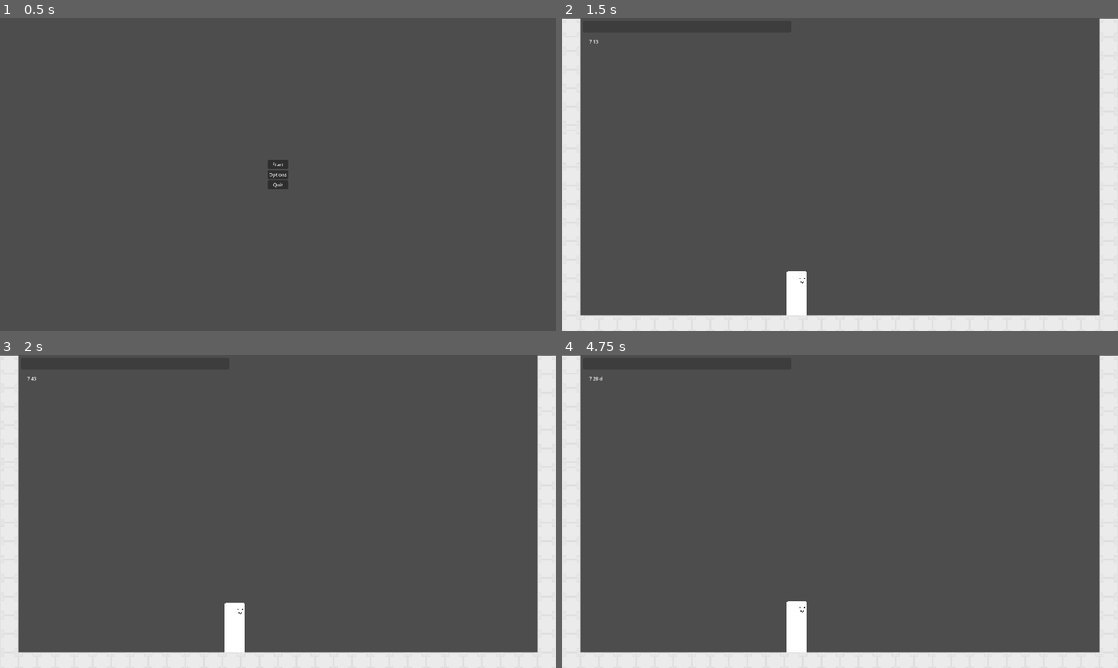
Above: before the commit, frames 1-4 (two rows, left to right).
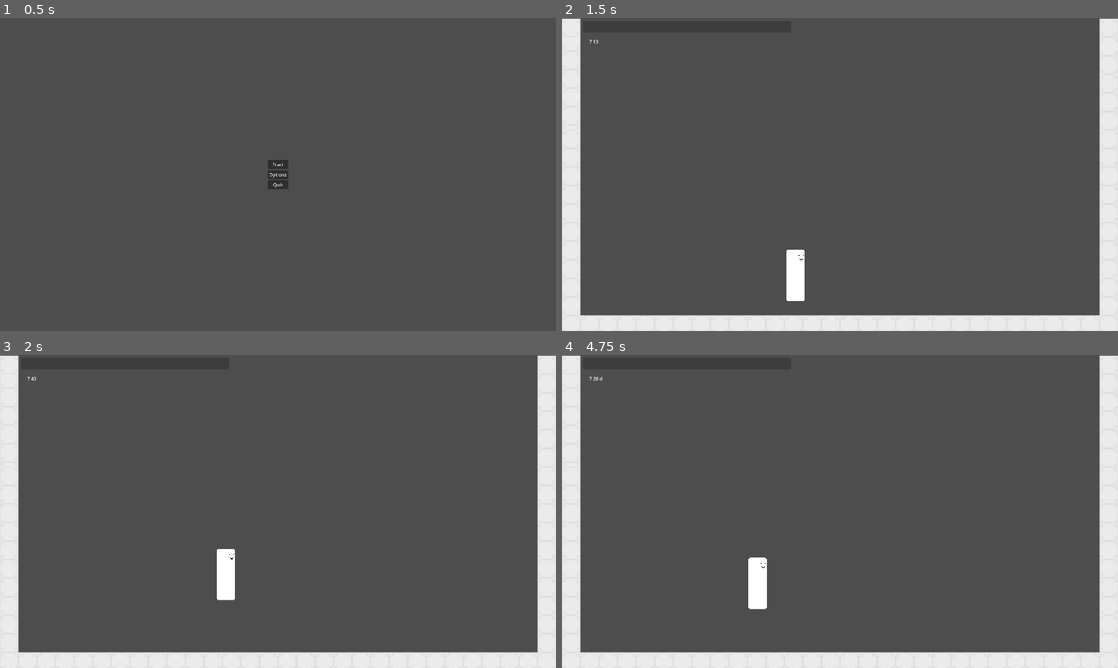
Above: after the commit, the same moments.

Repository: Mysteria0/To-Be-Name-Fighting-Game
Game: Godot game, scene res://menu.tscn
The game is run twice, just before and just after one commit, with the same random seed, the same clock (stepped at 60 frames per second) and the same inputs.
Inputs:
- Up to frame 1 (0.5 s): no input
- Up to frame 2 (1.5 s): click "Start" at 0.5 s; tap Enter at 1.25 s; hold D (move_right) from 1.28 s (still down); hold Q (move_leftup) from 1.28 s (still down)
- Up to frame 3 (2 s): keep holding D (move_right); keep holding Q (move_leftup)
- Up to frame 4 (4.75 s): release Q (move_leftup) at 2.03 s; tap U (action_a) at 2.1 s; tap Q (move_leftup) at 2.27, 2.3, 2.57, 3.77, 3.8, 4.07 s; release D (move_right) at 2.78 s; hold A (move_left) 2.78-3.53 s; hold Q (move_leftup) 2.78-3.53 s; tap I (action_b) at 2.85 s; hold D (move_right) from 3.53 s (still down); tap J (action_c) at 3.6 s; hold Q (move_leftup) from 4.28 s (still down); tap K (action_d) at 4.35 s

Frame 1 is identical in both runs. In frame 2, 0.4% of the frame differs, in the area x 40-44%, y 74-96%; in frame 3, 1.1%; in frame 4, 1.2%, in the area x 33-44%, y 64-96%.

Commit message:
continuing work on the input reader, bug from previous commit still persists

Diff:
--- a/Player.tscn
+++ b/Player.tscn
@@ -136,10 +136,9 @@
 crouching_state = NodePath("../Tsurugi Crouching")
 animation_name = "Idle"
 
-[node name="Tsurugi Jump" type="Node" parent="state_machine" unique_id=2063101655 node_paths=PackedStringArray("fall_state", "idle_state")]
+[node name="Tsurugi Jump" type="Node" parent="state_machine" unique_id=2063101655 node_paths=PackedStringArray("fall_state")]
 script = ExtResource("18_efikj")
 fall_state = NodePath("../Tsurugi Falling")
-idle_state = NodePath("../Tsurugi Idle")
 animation_name = "Jumping"
 
 [node name="Tsurugi Moving" type="Node" parent="state_machine" unique_id=363548264 node_paths=PackedStringArray("fall_state", "jump_state", "idle_state", "crouching_state")]
--- a/Scripts/Input Reader/input_reader.gd
+++ b/Scripts/Input Reader/input_reader.gd
@@ -34,7 +34,7 @@
 	handle_MotionInputs()
 	handle_AttackInputs()
 	if currentMotionInput == 5:
-		$Control/Recent_input.text = 'Neutral ' + str(holdtime)
+		$Control/Recent_input.text = str(currentMotionInput) + ' ' + str(holdtime)
 	else:
 		$Control/Recent_input.text = str(currentMotionInput) + ' ' + str(holdtime)
 	if currentAttackInput != 'Nothing':
@@ -43,19 +43,17 @@
 	remove_OldMotionInputs()
 
 func handle_MotionInputs() -> void:
+		if Input.is_action_just_released(ConvertNumToaction(currentMotionInput)):
+				holdtime = 1
+				currentMotionInput = 5
+				MovementInput.emit(5)
 		if currentMotionInput != 5:
 			if Input.is_action_pressed(ConvertNumToaction(currentMotionInput)):
 				holdtime += 1
 				holdtime = clamp(holdtime,1,999)
 				RecentMotionInputs[-1][1] = holdtime
-				MovementInput.emit(currentMotionInput)
-			else:
-				holdtime = 1
-				currentMotionInput = 5
-				MovementInput.emit(5)
 		else:
 			holdtime += 1
-			MovementInput.emit(5)
 
 func handle_AttackInputs() -> void:
 	if Input.is_action_just_released(currentAttackInput):
@@ -75,6 +73,7 @@
 			if event.is_action(i,true):
 				currentMotionInput = validMotionInputs[i]
 				RecentMotionInputs.append([currentMotionInput,1])
+				MovementInput.emit(currentMotionInput)
 				if str(event) != ConvertNumToaction(currentMotionInput):
 					holdtime = 1
 				break
--- a/Scripts/State Machine/Movement.gd
+++ b/Scripts/State Machine/Movement.gd
@@ -8,19 +8,12 @@
 @export var parent : CharacterBody2D
 
 func Move_Character(input : int, delta : float, override : int = 0) -> void:
-	match input:
-		5:
+	if input == 5:
 			parent.velocity.y += PxPerSECGravity * delta if override == 0 else override * delta
-		8:
-			parent.velocity.y = -PxPerSECJump * delta if override == 0 else override * delta
-		4:
-			parent.velocity.x = -PxPerSECBackward * delta if override == 0 else -override * delta
-		6:
-			parent.velocity.x = PxPerSECForward * delta if override == 0 else override * delta
-		7:
-			parent.velocity.y += PxPerSECGravity * delta if override == 0 else override * delta
-			parent.velocity.x = -PxPerSECBackward * delta if override == 0 else -override * delta
-		9:
-			parent.velocity.y += PxPerSECGravity * delta if override == 0 else override * delta
-			parent.velocity.x = PxPerSECForward * delta if override == 0 else override * delta
+	if input == 8 or input == 7 or input == 9:
+		parent.velocity.y = -PxPerSECJump * delta if override == 0 else -override * delta
+	if input == 4 or input == 7:
+		parent.velocity.x = -PxPerSECBackward * delta if override == 0 else -override * delta
+	if input == 6 or input == 9:
+		parent.velocity.x = PxPerSECForward * delta if override == 0 else override * delta
 	parent.move_and_slide()
--- a/Scripts/State Machine/Tsurugi States/tsurugi_crouching.gd
+++ b/Scripts/State Machine/Tsurugi States/tsurugi_crouching.gd
@@ -12,9 +12,6 @@
 func process_input(_event: InputEvent) -> State:
 	if Input.is_action_just_pressed('move_up') and !Input.is_action_pressed('move_down') and parent.is_on_floor():
 		return jump_state
-	if !Input.is_action_pressed('move_down') and parent.is_on_floor():
-		if Input.is_action_pressed('move_left') or Input.is_action_pressed('move_right'):
-			return move_state
-		else:
-			return idle_state
+	if StateMachine.Current_Motion == 5:
+		return idle_state
 	return null
--- a/Scripts/State Machine/Tsurugi States/tsurugi_idle.gd
+++ b/Scripts/State Machine/Tsurugi States/tsurugi_idle.gd
@@ -12,14 +12,8 @@
 	parent.velocity.x = 0
 
 func process_input(_event: InputEvent) -> State:
-	if Input.is_action_pressed('move_up'):
-		StateMachine.Old_input = 'move_up'
-		return jump_state
-	elif Input.is_action_pressed('move_leftup'):
-		StateMachine.Old_input = 'move_leftup'
-		return jump_state
-	elif Input.is_action_pressed('move_rightup'):
-		StateMachine.Old_input = 'move_rightup'
+	if StateMachine.Current_Motion == 8 or StateMachine.Current_Motion == 7 or StateMachine.Current_Motion == 9:
+		StateMachine.Old_input = StateMachine.Current_Motion
 		return jump_state
 	if StateMachine.Current_Motion == 2:
 		return crouching_state
--- a/Scripts/State Machine/Tsurugi States/tsurugi_jump.gd
+++ b/Scripts/State Machine/Tsurugi States/tsurugi_jump.gd
@@ -1,7 +1,6 @@
 extends State
 
 @export var fall_state : State
-@export var idle_state : State
 var whydoihavetouseaboolean : bool
 
 func enter() -> void:
@@ -12,6 +11,7 @@
 func process_physics(delta: float) -> State:
 	if whydoihavetouseaboolean:
 		%MovementCode.Move_Character(StateMachine.Old_input,delta)
+		StateMachine.Old_input = 5
 		return fall_state
 	return null
 
--- a/Scripts/State Machine/Tsurugi States/tsurugi_landing.gd
+++ b/Scripts/State Machine/Tsurugi States/tsurugi_landing.gd
@@ -9,8 +9,8 @@
 
 func enter() -> void:
 	super()
+	hopethisworks = false
 	parent.velocity.x = 0
-	hopethisworks = false
 
 func process_physics(delta: float) -> State:
 	%MovementCode.Move_Character(5,delta)
--- a/Scripts/State Machine/Tsurugi States/tsurugi_moving.gd
+++ b/Scripts/State Machine/Tsurugi States/tsurugi_moving.gd
@@ -9,14 +9,8 @@
 	super()
 
 func process_input(_event: InputEvent) -> State:
-	if Input.is_action_pressed('move_up'):
-			StateMachine.Old_input = 'move_up'
-			return jump_state
-	elif Input.is_action_pressed('move_leftup'):
-			StateMachine.Old_input = 'move_leftup'
-			return jump_state
-	elif Input.is_action_pressed('move_rightup'):
-		StateMachine.Old_input = 'move_rightup'
+	if StateMachine.Current_Motion == 8 or StateMachine.Current_Motion == 7 or StateMachine.Current_Motion == 9:
+		StateMachine.Old_input = StateMachine.Current_Motion
 		return jump_state
 	if StateMachine.Current_Motion == 2:
 		return crouching_state
@@ -25,5 +19,6 @@
 	return null
 
 func process_physics(delta: float) -> State:
-	%MovementCode.Move_Character(StateMachine.Current_Motion,delta)
+	if StateMachine.Current_Motion != 8 and StateMachine.Current_Motion != 9 and StateMachine.Current_Motion != 7:
+		%MovementCode.Move_Character(StateMachine.Current_Motion,delta)
 	return null
